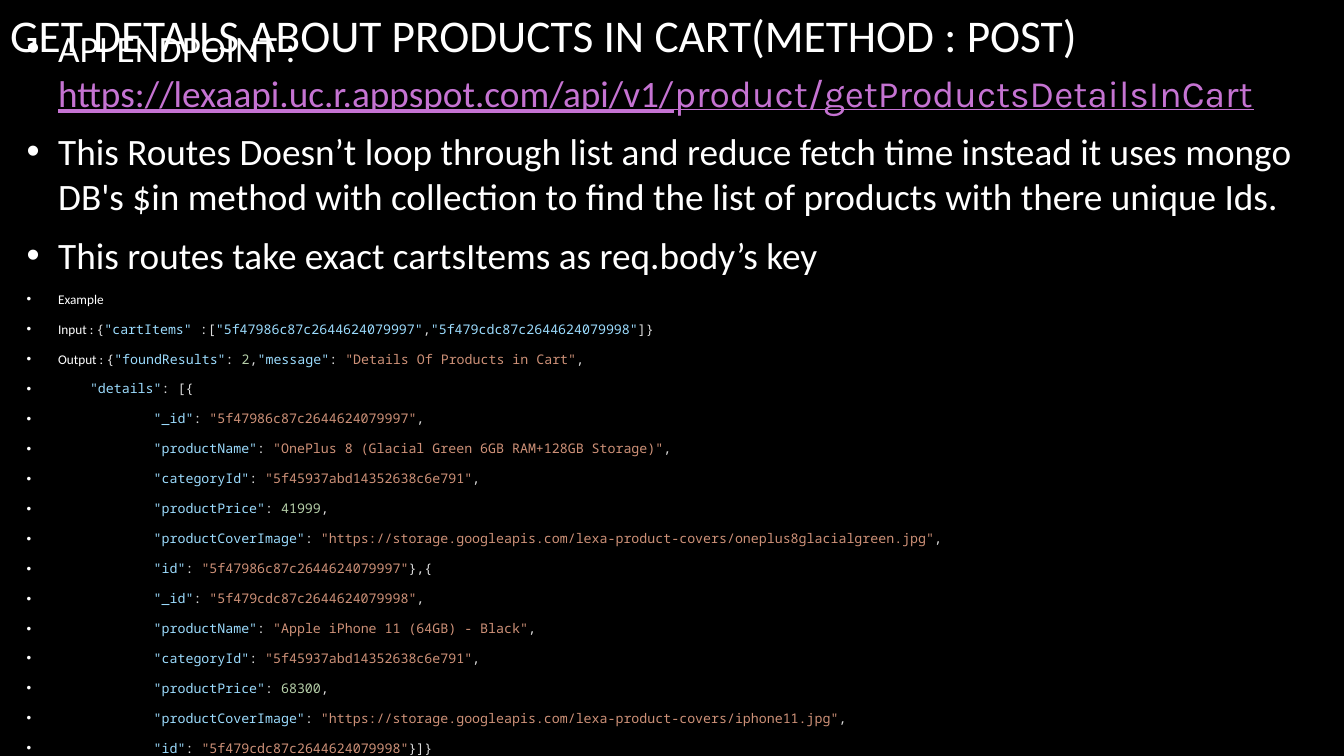
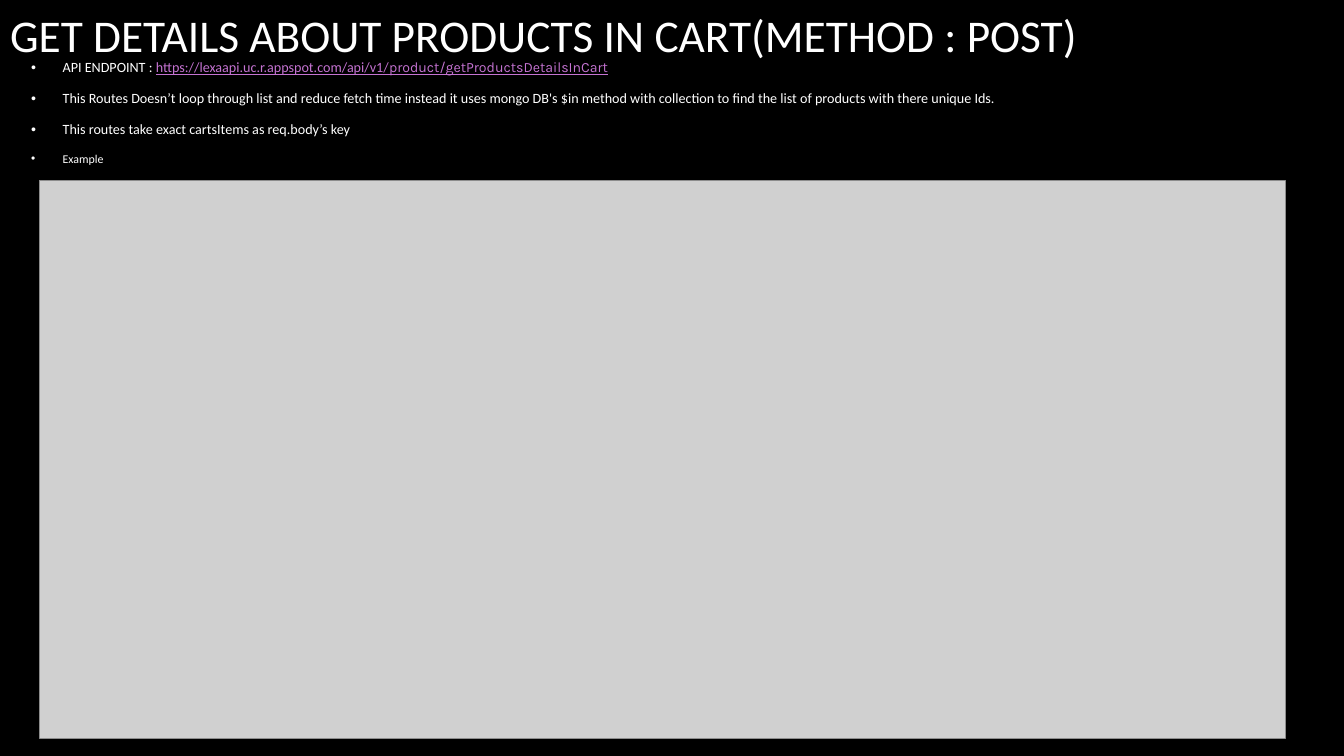
Before and after one commit to praveennagaraj97/e-commerce-using-react-and-express, a slide deck: slide 5 of Docs/API/product.pptx. Drawn at 1344x756 pixels with LibreOffice and Linux fonts; fonts in the diff are those of the drawing; grey boxes stand for pictures; background and template pictures are left out. Boxes give left, top, right and bottom in pixels: in the first picture for what was removed or moved away, otherwise in the second. Text is boxed around its words. In the diff, an @@ line names an element or a change of style, - is before the commit and + after.

Commit message:
new endpoints with example pics added

```diff
--- a/Docs/API/product.pptx
+++ b/Docs/API/product.pptx
@@ text "API ENDPOINT : https://lexaapi.uc.r.appspot.com/api/v1/produ ..." at bbox=[63, 61, 995, 165]: size 26.6 to 10.1 pt; size 9.5 to 8.5 pt in "Example" @@
@@ picture added at bbox=[40, 180, 1286, 738] @@
@@ text at bbox=[58, 324, 942, 753]: paragraphs removed @@
-• Input : {"cartItems" :["5f47986c87c2644624079997","5f479cdc87c2644624079998"]}
-• Output : {"foundResults": 2,"message": "Details Of Products in Cart",
-• "details": [{
-• "_id": "5f47986c87c2644624079997",
-• "productName": "OnePlus 8 (Glacial Green 6GB RAM+128GB Storage)",
-• "categoryId": "5f45937abd14352638c6e791",
-• "productPrice": 41999,
-• "productCoverImage": "https://storage.googleapis.com/lexa-product-covers/oneplus8glacialgreen.jpg",
-• "id": "5f47986c87c2644624079997"},{
-• "_id": "5f479cdc87c2644624079998",
-• "productName": "Apple iPhone 11 (64GB) - Black",
-• "categoryId": "5f45937abd14352638c6e791",
-• "productPrice": 68300,
-• "productCoverImage": "https://storage.googleapis.com/lexa-product-covers/iphone11.jpg",
-• "id": "5f479cdc87c2644624079998"}]}
```
Also in this commit, not shown: 2 other slides changed, 1 slide added, 7 other files.
